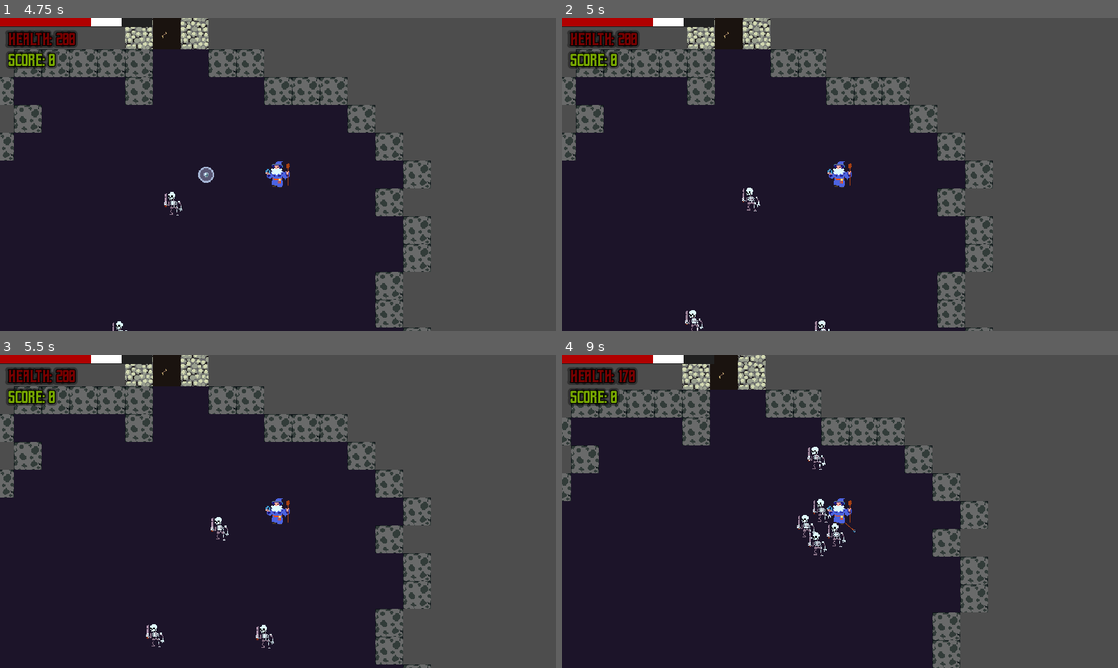
Above: before the commit, frames 1-4 (two rows, left to right).
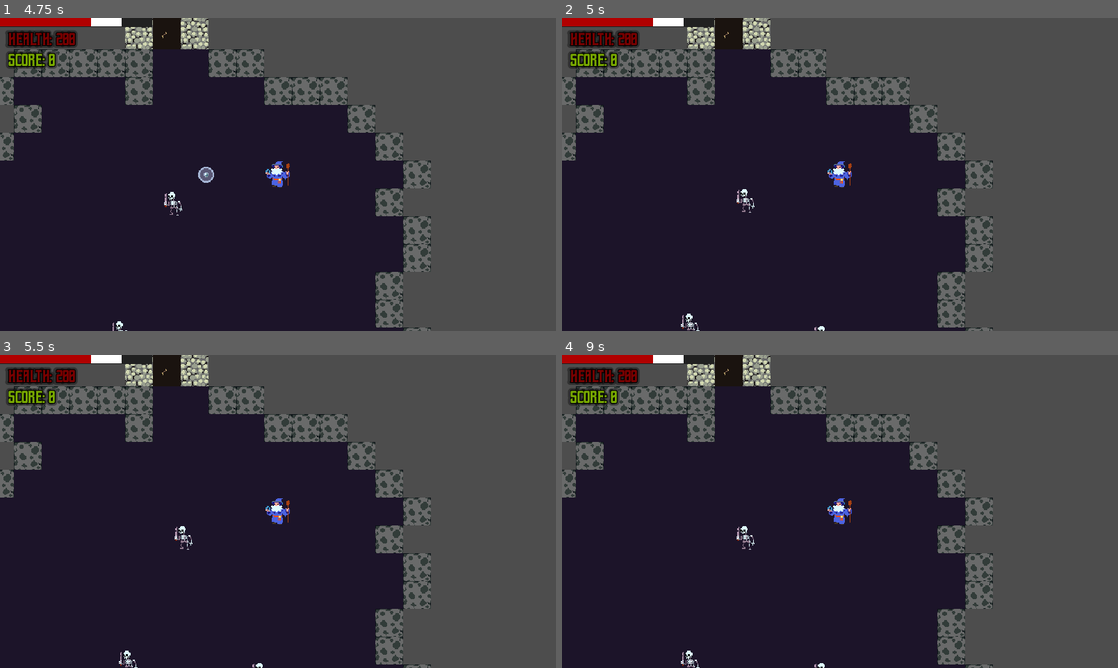
Above: after the commit, the same moments.

Repository: WizardsNStuff/Zealot-of-Wanderlust
Game: Godot game, scene res://Scenes/wizard_game.tscn
Same seed, same stepped clock (60 frames per second), same inputs: the game is played once before the commit and once after it.
Inputs:
- Up to frame 1 (4.75 s): click "Start game" at 0.5 s; tap Enter at 1.25 s; hold Right (attack_right) 1.28-2.03 s; hold Down (attack_down) 2.03-2.78 s; hold Right (attack_right) 2.78-3.53 s; hold Up (attack_up) 3.53-4.28 s; hold Left (attack_left) from 4.28 s (still down)
- Up to frame 2 (5 s): keep holding Left (attack_left); tap Escape (ui_cancel) at 4.9 s
- Up to frame 3 (5.5 s): keep holding Left (attack_left)
- Up to frame 4 (9 s): release Left (attack_left) at 5.78 s; hold Down (attack_down) 5.78-6.53 s; hold Right (attack_right) 6.53-7.28 s; hold Up (attack_up) 7.28-8.03 s; hold Right (attack_right) 8.03-8.78 s; hold Down (attack_down) from 8.78 s (still down)

Frame 1 is identical in both runs. In frame 2, 0.3% of the frame differs, in the area x 21-49%, y 54-100%; in frame 3, 0.4%; in frame 4, 9.1%, in the area x 0-78%, y 0-100%.

Commit message:
Game can now be Paused and Unpaused

Diff:
--- a/zealot-of-wanderlust/Scenes/wizard_game.tscn
+++ b/zealot-of-wanderlust/Scenes/wizard_game.tscn
@@ -2,21 +2,25 @@
 
 [ext_resource type="Script" path="res://Scripts/controller.gd" id="1_hhabl"]
 [ext_resource type="PackedScene" uid="uid://cgu6hwypoqcg3" path="res://Scenes/model.tscn" id="2_4gxgj"]
-[ext_resource type="PackedScene" path="res://Scenes/view.tscn" id="3_eky8r"]
+[ext_resource type="PackedScene" uid="uid://dhhruhsbpp7ss" path="res://Scenes/view.tscn" id="3_eky8r"]
 [ext_resource type="AudioStream" uid="uid://6mut3ae27vk1" path="res://cloaks_daggers.mp3" id="10_3fdig"]
 
 [node name="WizardGame" type="Node" node_paths=PackedStringArray("model", "view")]
+process_mode = 3
 script = ExtResource("1_hhabl")
 model = NodePath("Model")
 view = NodePath("View")
 
 [node name="Music" type="AudioStreamPlayer" parent="."]
+process_mode = 3
 stream = ExtResource("10_3fdig")
 volume_db = -15.0
 autoplay = true
 
 [node name="Model" parent="." instance=ExtResource("2_4gxgj")]
+process_mode = 1
 enemies = []
 
 [node name="View" parent="." node_paths=PackedStringArray("controller") instance=ExtResource("3_eky8r")]
+process_mode = 1
 controller = NodePath("..")
--- a/zealot-of-wanderlust/Scripts/controller.gd
+++ b/zealot-of-wanderlust/Scripts/controller.gd
@@ -902,12 +902,16 @@
 	# get the input direction for movement
 	var input_direction = Input.get_vector("ui_left", "ui_right", "ui_up", "ui_down")
 
-	# set the player's velocity
-	player.velocity = input_direction * player.speed
-
-	var attack_direction = Input.get_vector("attack_left", "attack_right", "attack_up", "attack_down")
-	if attack_direction != Vector2.ZERO && !player.is_attacking:
-		attack(attack_direction)
+	if Input.is_action_just_pressed("ui_cancel"):
+		# Switch the pause state
+		get_tree().paused = !get_tree().paused
+	elif !get_tree().paused:
+		# set the player's velocity
+		player.velocity = input_direction * player.speed
+
+		var attack_direction = Input.get_vector("attack_left", "attack_right", "attack_up", "attack_down")
+		if attack_direction != Vector2.ZERO && !player.is_attacking:
+			attack(attack_direction)
 
 func attack(attack_direction: Vector2) -> void:
 	# start the attack
@@ -1082,11 +1086,12 @@
 func _physics_process(delta: float) -> void:
 	# check if the dungeon has been created before allowing interactions
 	if proc_gen_data.dungeon_created:
-
 		handle_input()
+
+		if get_tree().paused: return
+
 		if Time.get_unix_time_from_system() >= player_cooldown:
 			player.is_attacking = false
-
 
 		# move the player and retrieve if any collisions occured
 		var player_collision = player.move_and_slide()
--- a/zealot-of-wanderlust/project.godot
+++ b/zealot-of-wanderlust/project.godot
@@ -24,6 +24,12 @@
 
 [input]
 
+ui_cancel={
+"deadzone": 0.5,
+"events": [Object(InputEventKey,"resource_local_to_scene":false,"resource_name":"","device":0,"window_id":0,"alt_pressed":false,"shift_pressed":false,"ctrl_pressed":false,"meta_pressed":false,"pressed":false,"keycode":4194305,"physical_keycode":0,"key_label":0,"unicode":0,"location":0,"echo":false,"script":null)
+, Object(InputEventJoypadButton,"resource_local_to_scene":false,"resource_name":"","device":-1,"button_index":4,"pressure":0.0,"pressed":true,"script":null)
+]
+}
 ui_left={
 "deadzone": 0.5,
 "events": [Object(InputEventKey,"resource_local_to_scene":false,"resource_name":"","device":-1,"window_id":0,"alt_press …(191 unchanged characters)…
